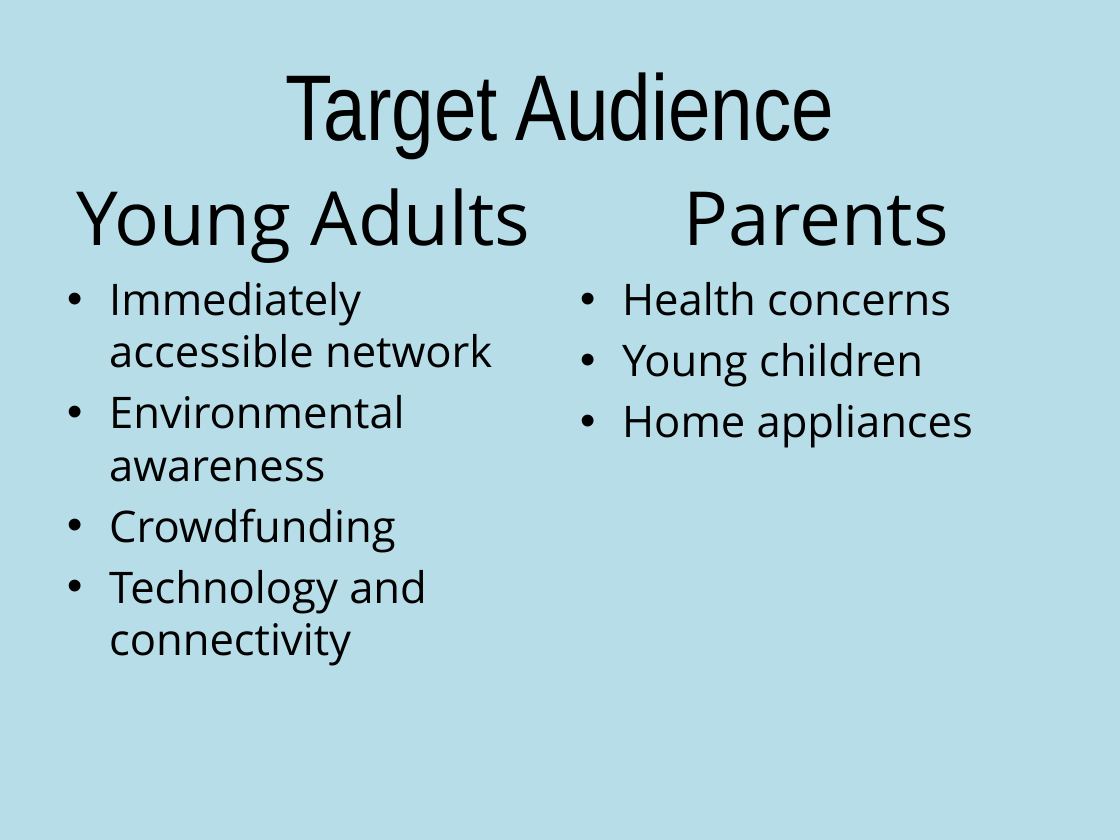
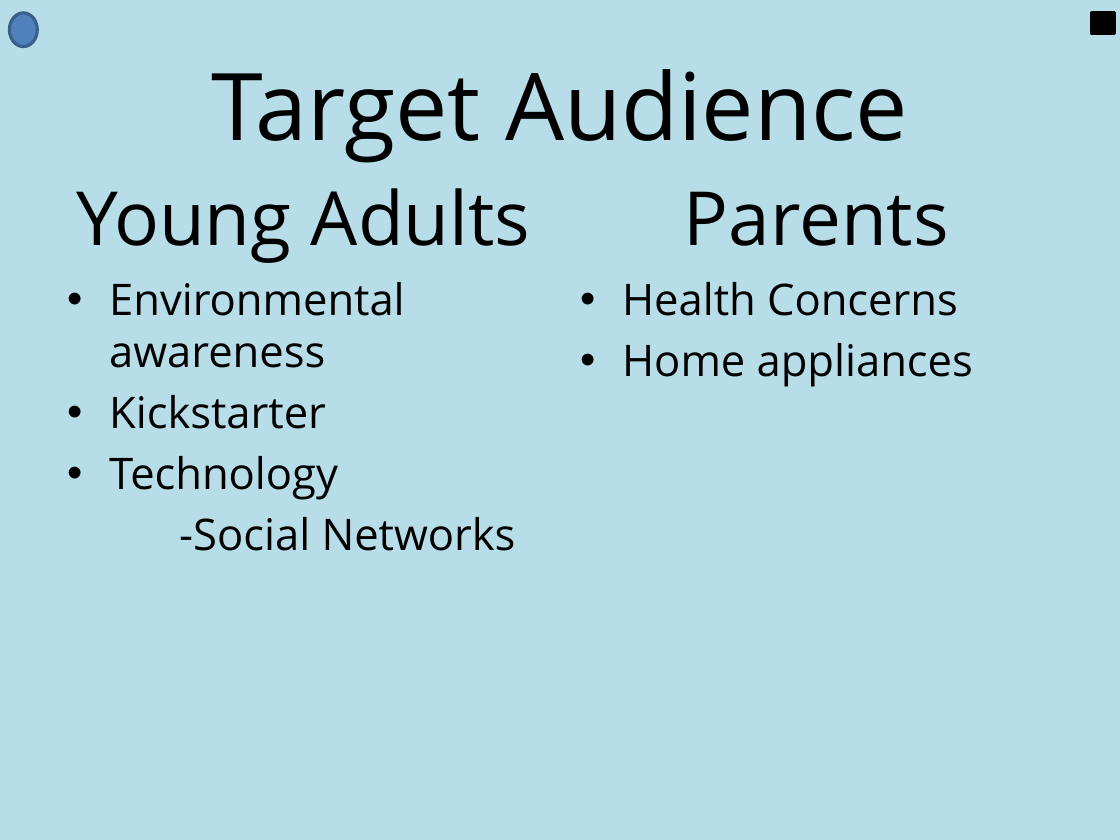
Before and after one commit to mdiamond14/Aperio, a slide deck: slide 5 of Presentation/final presentation v2.pptx. Drawn at 1120x840 pixels with LibreOffice and Linux fonts; fonts in the diff are those of the drawing. Boxes give left, top, right and bottom in pixels: in the first picture for what was removed or moved away, otherwise in the second. Text is boxed around its words. In the diff, an @@ line names an element or a change of style, - is before the commit and + after.

```diff
--- a/Presentation/final presentation v2.pptx
+++ b/Presentation/final presentation v2.pptx
@@ ellipse added at box(9, 12, 37, 46), fill #4F81BD, outline #3A5F8C 2 pt @@
@@ rectangle added at box(1092, 12, 1114, 34), fill #000000, outline #000000 2 pt @@
@@ title "Target Audience" at box(211, 69, 908, 163): font Arial Narrow to Open Sans @@
@@ text at box(109, 282, 492, 368): paragraph removed @@
-• Immediately accessible network
@@ text at box(622, 282, 958, 316): text changed @@
-• Health concerns
-• Young children
+• Health Concerns
@@ text at box(109, 395, 516, 551): text changed @@
-• Crowdfunding
-• Technology and connectivity
+• Kickstarter
+• Technology
+-Social Networks
```
Also in this commit, not shown: 8 other slides changed, 1 slide added, 1 slide removed, 3 other files.
